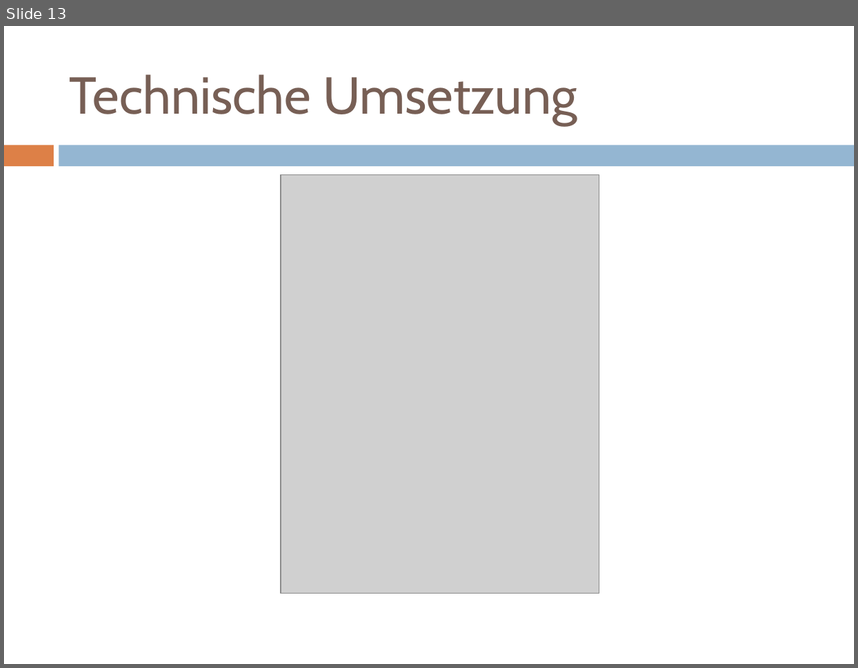
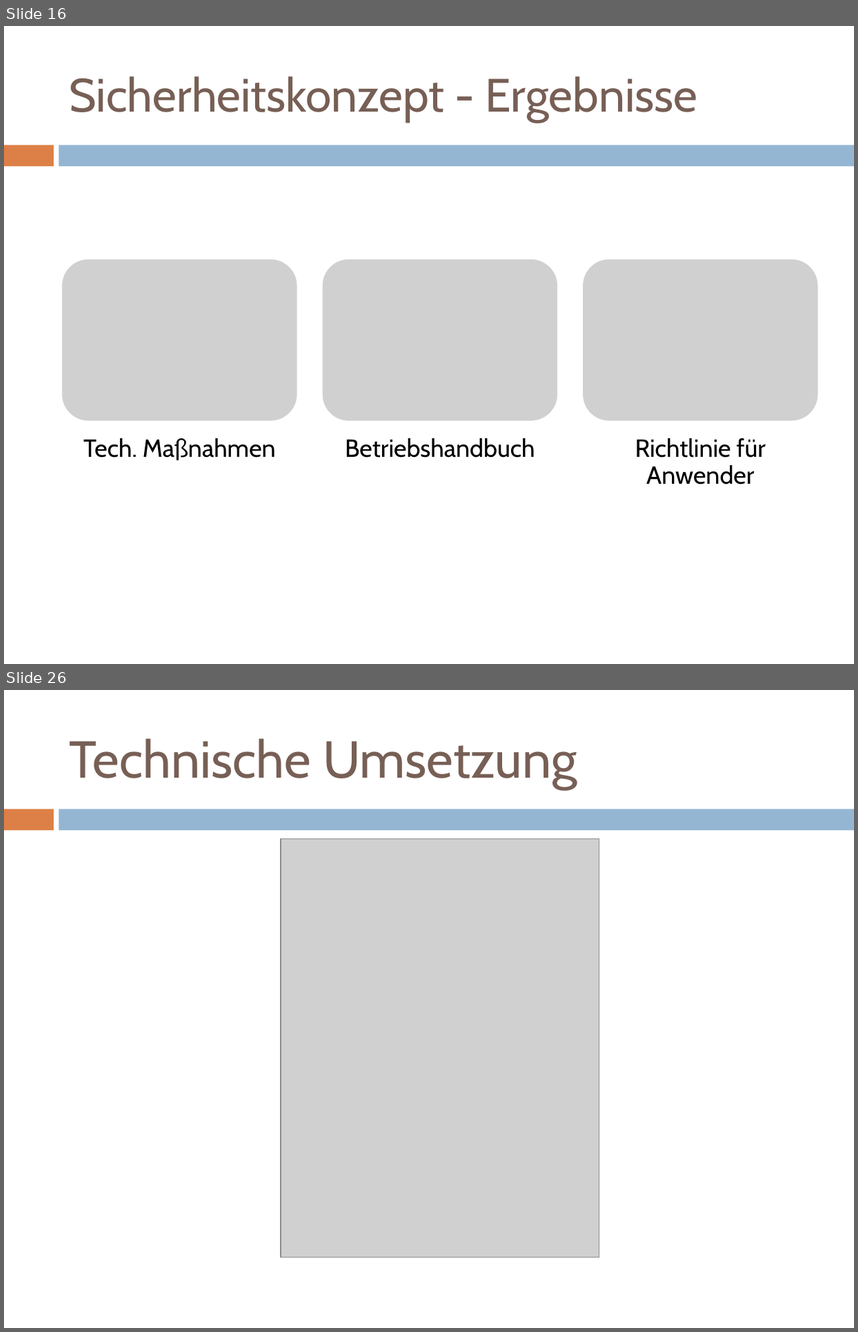
Before and after one commit to mvw/Wilddiebe10, a slide deck: keynote/praesentation.pptx. Shown one above the other, each under a label of ours: slide 13 before the commit, slides 16 and 26 after it; the slides between them are not shown. The pictures are 858x668 and 858x1332 pixels, drawn with LibreOffice and Linux fonts; fonts in the diff are those of the drawing; grey boxes stand for pictures. Boxes give left, top, right and bottom in pixels: in the first picture for what was removed or moved away, otherwise in the second. Text is boxed around its words. In the diff, an @@ line names an element or a change of style, - is before the commit and + after.

```diff
--- a/keynote/praesentation.pptx
+++ b/keynote/praesentation.pptx
@@ slide 16 added at (4, 26, 854, 664), background #FFFFFF; not listed: 2 template elements that a slide beside it also shows @@
@@ title added at (70, 76, 697, 122), 39.6 pt, text #775F55 @@
+Sicherheitskonzept - Ergebnisse
@@ group added at (61, 258, 819, 484): 3 pictures, 3 texts @@
+Tech. Maßnahmen
+Betriebshandbuch
+Richtlinie für Anwender
@@ what was slide 13 is now slide 26 @@
```
Also in this commit, not shown: 7 slides changed, 14 other slides added, 1 slide removed, 1 other file.
